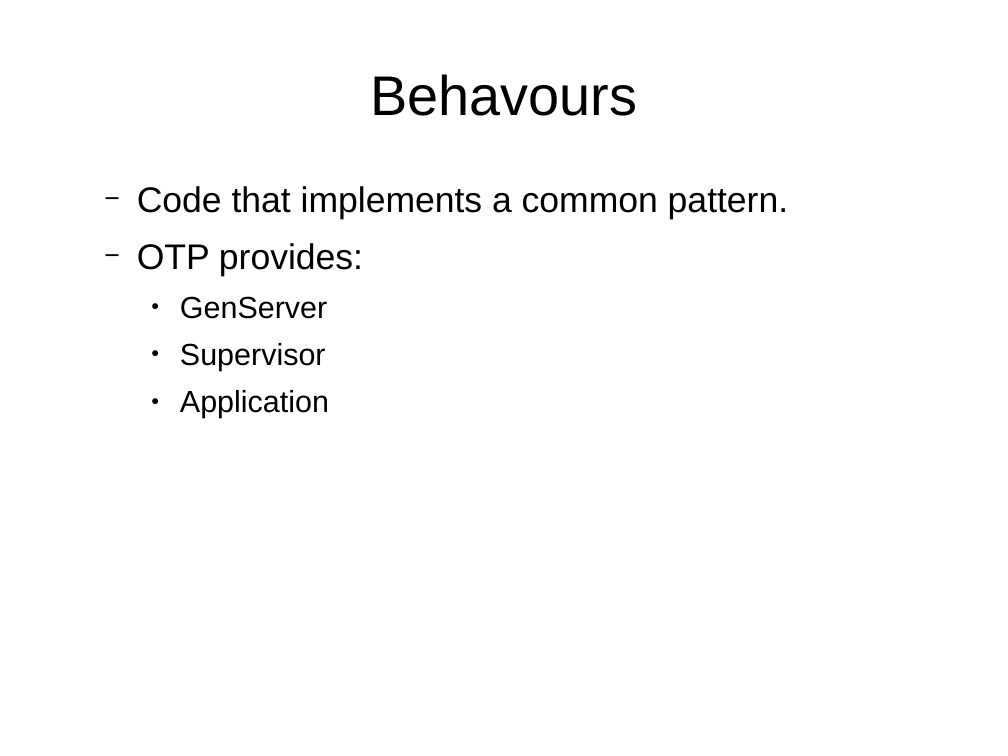
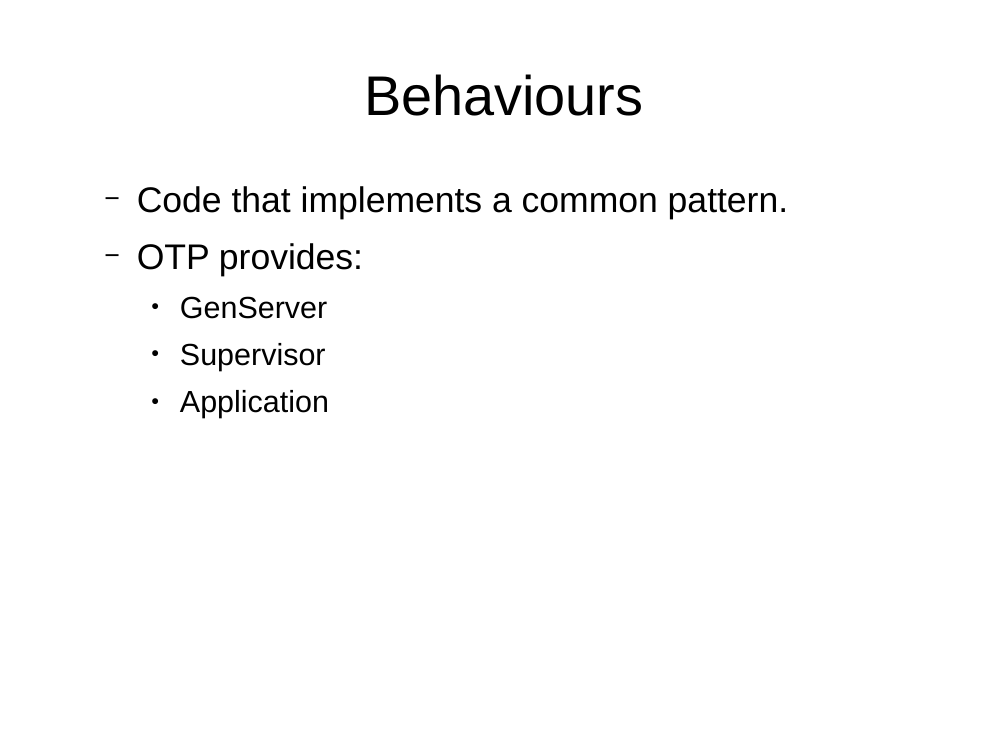
Before and after one commit to ramortegui/talks, a slide deck: slide 25 of concurrent-programming.odp (slide 26 before the commit). Drawn at 1008x756 pixels with LibreOffice and Linux fonts; fonts in the diff are those of the drawing. Boxes give left, top, right and bottom in pixels: in the first picture for what was removed or moved away, otherwise in the second. Text is boxed around its words. In the diff, an @@ line names an element or a change of style, - is before the commit and + after.

```diff
--- a/concurrent-programming.odp
+++ b/concurrent-programming.odp
@@ title at (364, 74, 643, 116): text changed @@
-Behavours
+Behaviours
```
Also in this commit, not shown: 7 other slides changed, 1 slide added, 3 slides removed, 6 other files.
